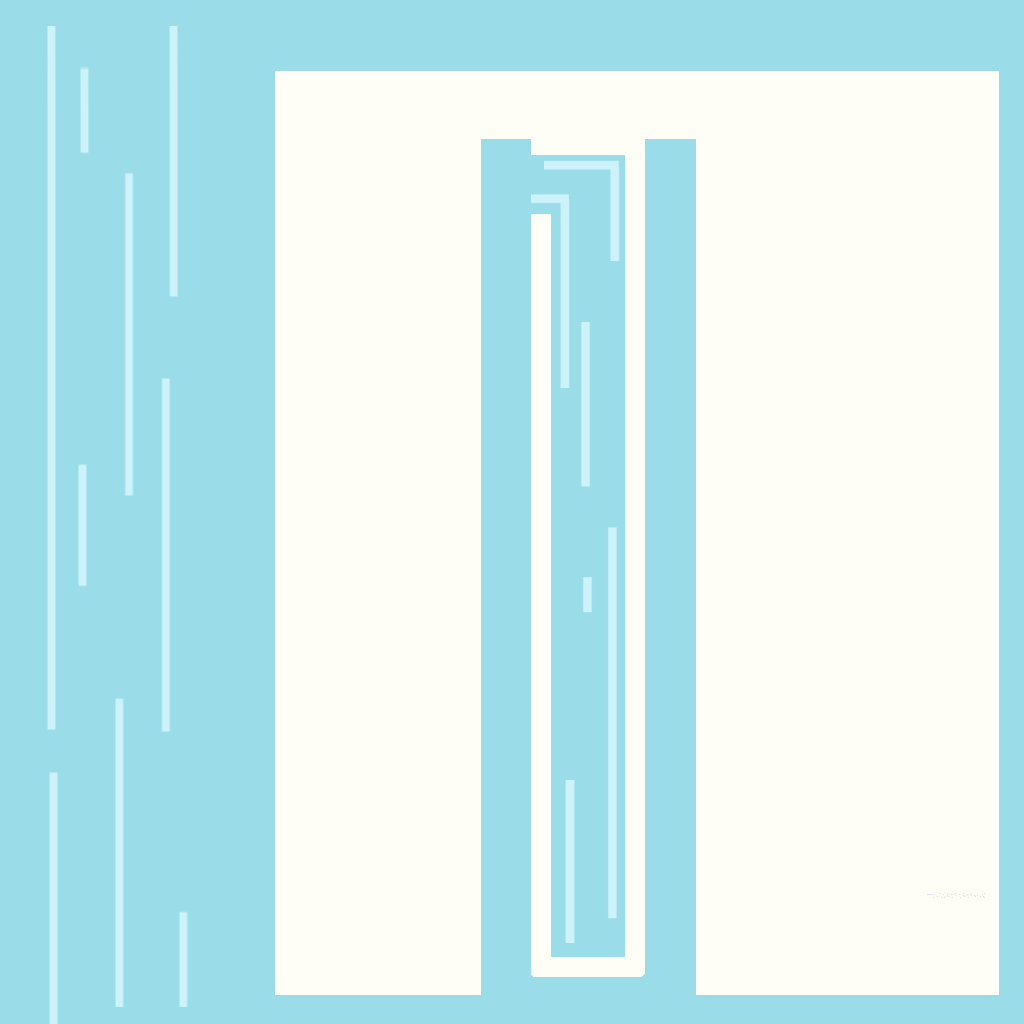
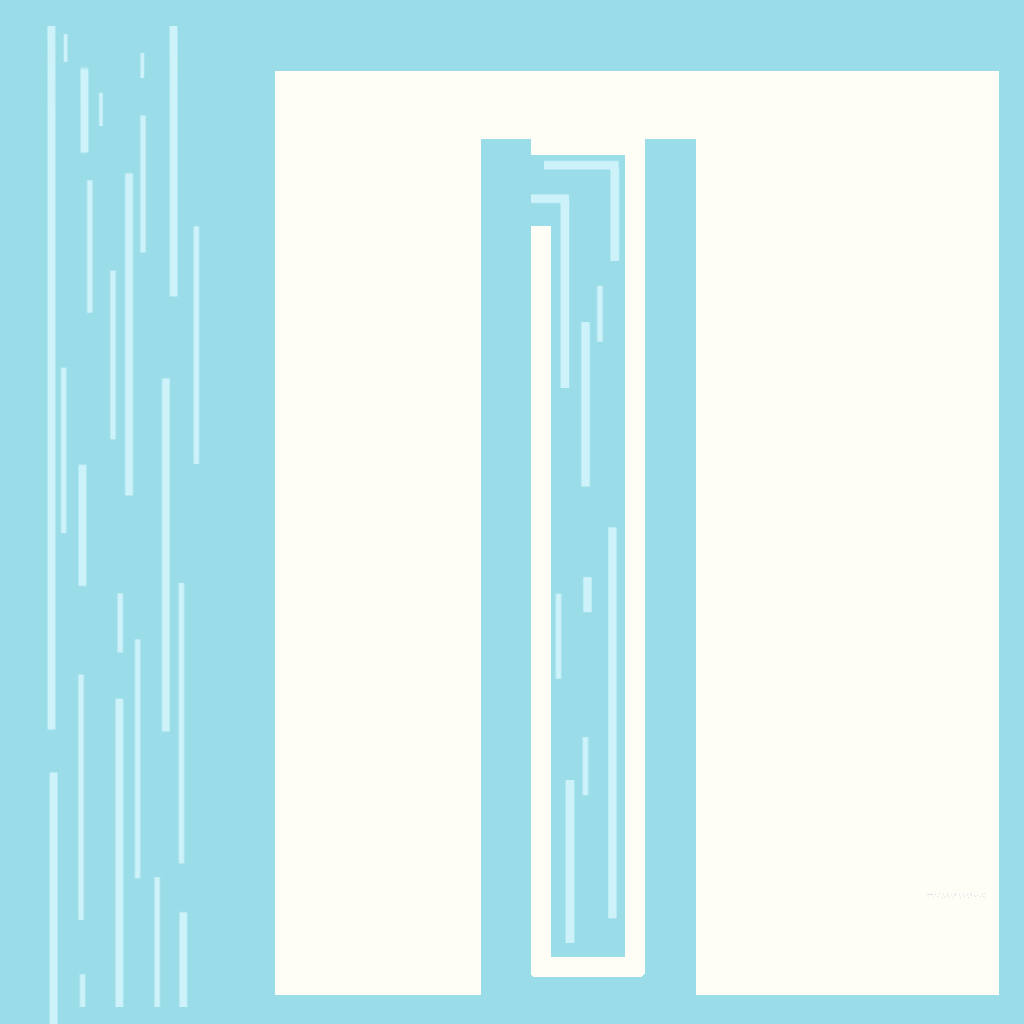
Layered file, before and after one edit (1024x1024). Changes by layer:
painted on "Layer" (2nd of 5) over [531, 214, 551, 226]
added layer "Layer" (3rd of 5) above "그룹 1" over [60, 34, 604, 1007]
